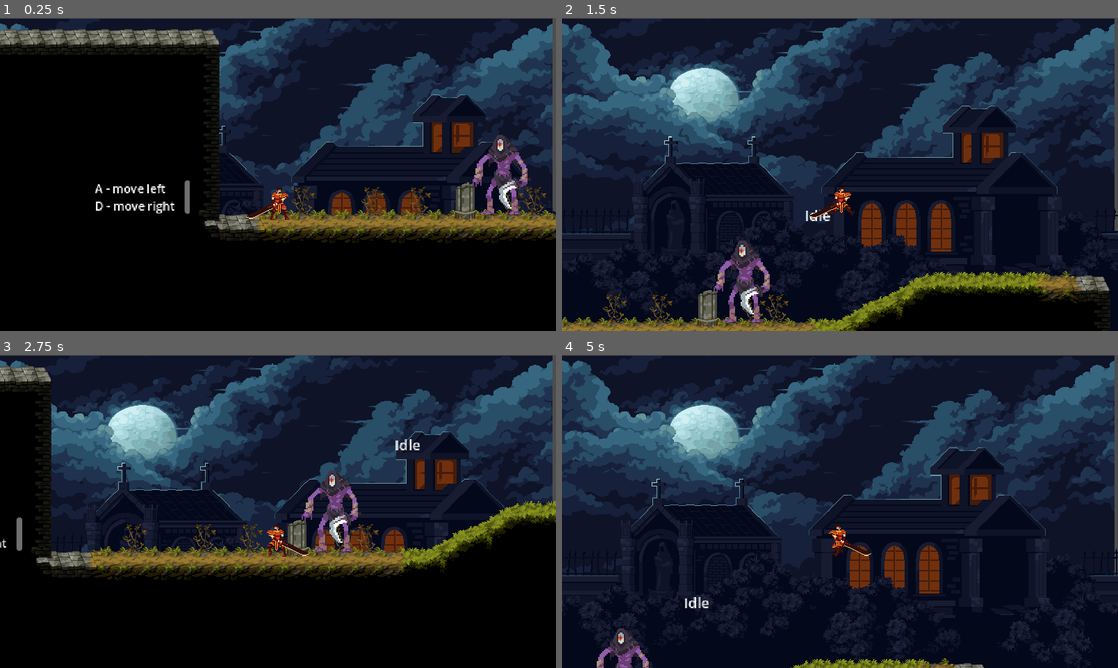
Above: before the commit, frames 1-4 (two rows, left to right).
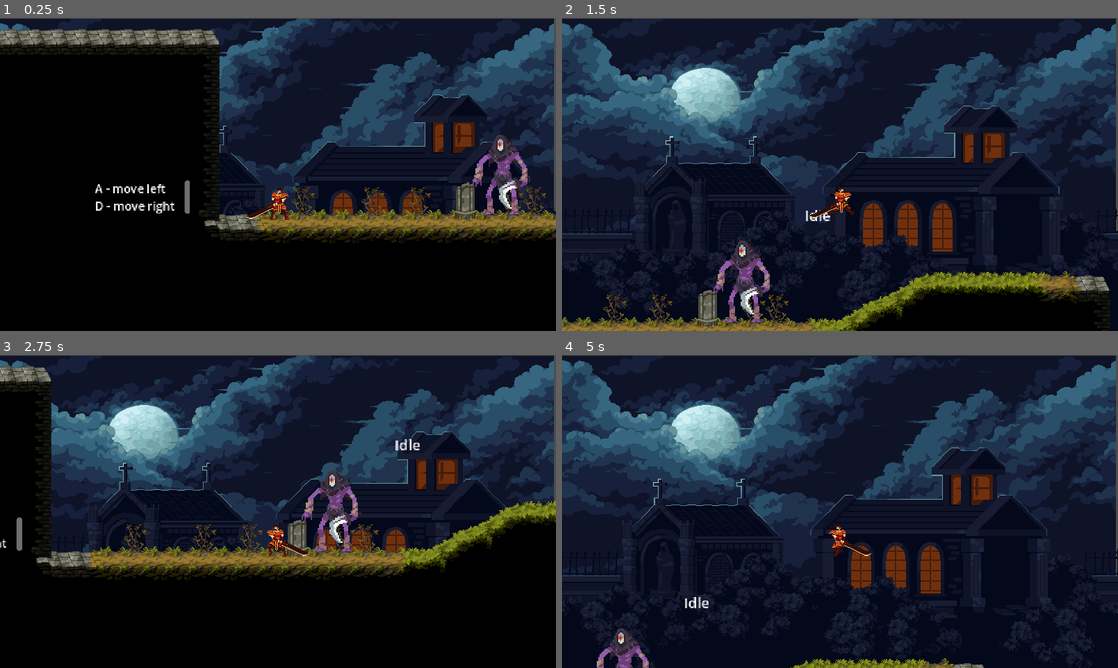
Above: after the commit, the same moments.

Repository: sameer3841/bit-souls
Game: Godot game, scene res://scenes/tutorial.tscn
The game is run twice, just before and just after one commit, with the same random seed, the same clock (stepped at 60 frames per second) and the same inputs.
Inputs:
- Up to frame 1 (0.25 s): no input
- Up to frame 2 (1.5 s): hold Shift (run) 0.53-1.28 s; hold D (right) from 0.53 s (still down); tap W (jump) at 0.77 s; tap C (attack) at 1.35 s
- Up to frame 3 (2.75 s): tap W (jump) at 1.52 s; tap Shift (run) at 1.55 s; release D (right) at 2.03 s; hold A (left) from 2.03 s (still down); hold Shift (run) from 2.03 s (still down)
- Up to frame 4 (5 s): release A (left) at 2.78 s; release Shift (run) at 2.78 s; hold D (right) 2.78-4.28 s; tap Shift (run) at 2.85, 4.35 s; tap W (jump) at 3.02, 3.77, 4.52 s; hold Shift (run) 3.53-4.28 s; tap C (attack) at 3.6 s; hold A (left) from 4.28 s (still down)

The runs differ from the first frame. In frame 1, 1.9% of the frame differs, in the area x 0-100%, y 0-64%; in frame 2, 4.0%; in frame 3, 2.8%; in frame 4, 4.2%, in the area x 0-100%, y 0-98%.

Commit message:
added new animations

Diff:
--- a/scenes/player.tscn
+++ b/scenes/player.tscn
@@ -175,10 +175,9 @@
 [node name="AnimatedSprite2D" type="AnimatedSprite2D" parent="."]
 position = Vector2(0, -1)
 sprite_frames = SubResource("SpriteFrames_w7yn8")
-animation = &"run"
+animation = &"idle"
 autoplay = "idle"
-frame = 7
-frame_progress = 1.0
+frame_progress = 0.946198
 
 [node name="CollisionShape2D" type="CollisionShape2D" parent="."]
 position = Vector2(3, 41)
--- a/scenes/tutorial.tscn
+++ b/scenes/tutorial.tscn
@@ -180,7 +180,7 @@
 
 [node name="Moon_Graveyard_Parallax" parent="." instance=ExtResource("2_4fmek")]
 z_index = -1
-position = Vector2(571, 317)
+position = Vector2(573, 317)
 
 [node name="Player" parent="." instance=ExtResource("2_groux")]
 position = Vector2(45, -73)
--- a/script/player.gd
+++ b/script/player.gd
@@ -9,7 +9,7 @@
 	check_fall_off_map()
 func check_fall_off_map():
 	# Set the Y position threshold, for example, if the player falls below Y = 500
-	if position.y > 700:
+	if position.y > 1000:
 		respawn()
 
 func respawn():
Not shown: 1 places in scenes/death_boss.tscn that only renumber resources
Not shown: 1 places in scenes/tutorial.tscn that only renumber resources
